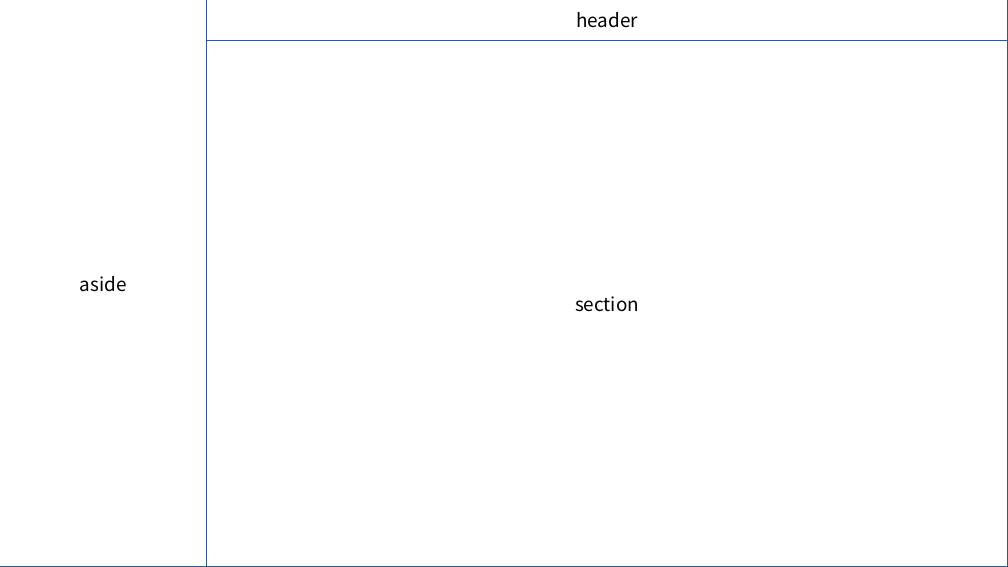
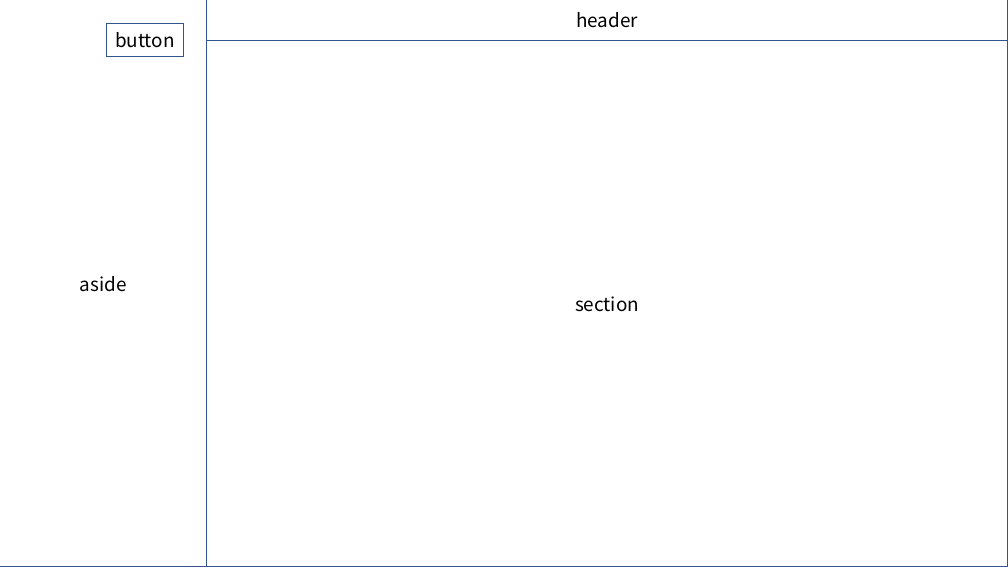
Before and after one commit to heegg02/wooriggiri, a slide deck: slide 4 of chatbot/db 구성.pptx. Drawn at 1008x567 pixels with LibreOffice and Linux fonts; fonts in the diff are those of the drawing. Boxes give left, top, right and bottom in pixels: in the first picture for what was removed or moved away, otherwise in the second. Text is boxed around its words. In the diff, an @@ line names an element or a change of style, - is before the commit and + after.

```diff
--- a/chatbot/db 구성.pptx
+++ b/chatbot/db 구성.pptx
@@ rectangle added at (107,23,184,57), outline #325491 1 pt, 18 pt, text #000000 @@
+button
```
Also in this commit, not shown: 1 slide added, 17 other files.
